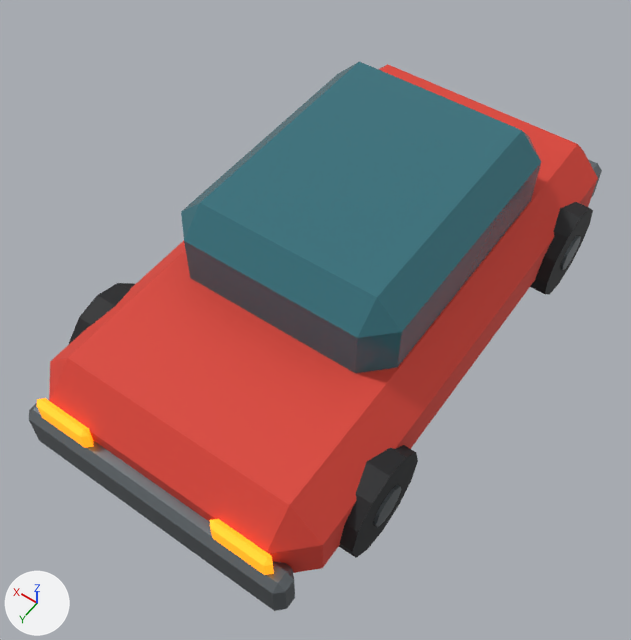
An edit to the glTF model public/models/car.glb, drawn before and after from the same camera.
Before and after are seen from a camera (50 mm lens) standing at (-2.16, 3.41, 5.21) and looking at (-0.03, 0.43, 0.53). Lighting does not change. The marker at lower left points along +X, +Y and +Z. The first picture is the older version. Where no turn or scale is listed for an object, it has been applied to the vertices.

Names of what the first picture shows: 'CarBody', 'CarCabin', 'FrontBumper', 'Headlight', 'Headlight.001', 'Wheel', 'Wheel.001', 'Wheel.002' and 3 more.
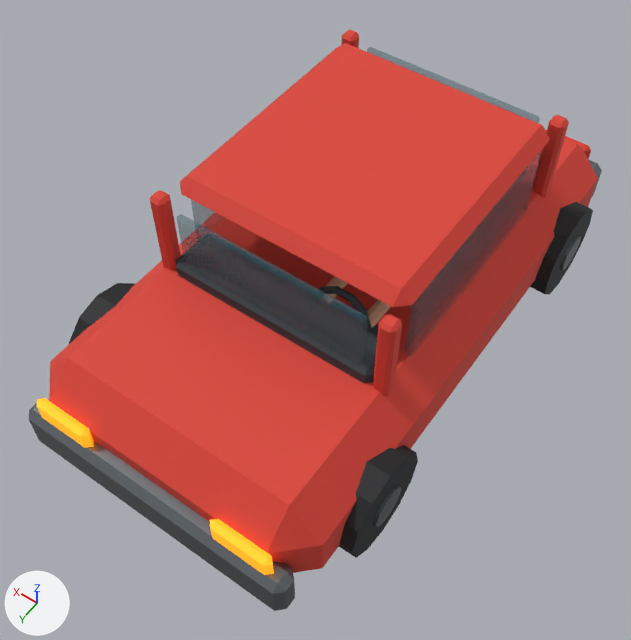
Pixel boxes (x1, y1, x2, y2) of what changed, in the pictures (631 x 640 px):
'CarCabin', deleted (cyan)
    before: (181, 61, 541, 373)
'CarBodyRoof', added (red)
    after: (180, 43, 550, 307)
'FrontWindow', added
    after: (177, 214, 368, 365)
'SideWindow', added
    after: (405, 151, 542, 357)
'Dashboard', added
    after: (176, 255, 378, 383)
'CarBodyPillar', added (red)
    after: (373, 314, 402, 397)
'CarBodyPillar.002', added (red)
    after: (150, 190, 181, 270)
'CarBodyPillar.001', added (red)
    after: (533, 115, 569, 198)
'RearWindow', added
    after: (367, 47, 540, 124)
'SideWindow.001', added
    after: (191, 199, 226, 231)
'SteeringWheel', added
    after: (319, 286, 371, 330)
'DriverArm', added
    after: (368, 300, 391, 328)
'CarBodyPillar.003', added
    after: (342, 29, 359, 48)
'DriverArm.001', added (mostly hidden)
    after: (326, 277, 347, 298)
'TailLight', added
    after: (546, 130, 591, 159)

The change, as a list of edits to the scene's bpy script:
```text
Change mat_night_glass:
    mat_night_glass.alpha: 1.0 -> 0.34
Remove ob_carcabin:
    ob_carcabin = bpy.data.objects.new('CarCabin', me_cube_075)
Add ob_taillight:
    ob_taillight = bpy.data.objects.new('TailLight', me_cube_093)  # 24 vertices, 44 faces; spans x -0.2..0.2, y -0.035..0.035, z -0.13..0.13; in mat_station_red (red #dd4235)
    ob_taillight.location = (-0.68, -2.03, 0.62)
Add ob_steeringwheel:
    ob_steeringwheel = bpy.data.objects.new('SteeringWheel', me_torus)  # 50 vertices, 100 faces; spans x -0.205..0.205, y -0.024..0.024, z -0.195..0.195; in mat_charcoal (dark grey #353c42)
    ob_steeringwheel.location = (-0.38, 0.63, 1.08)
Add ob_sidewindow_001:
    ob_sidewindow_001 = bpy.data.objects.new('SideWindow.001', me_cube_081)  # 24 vertices, 44 faces; spans x -0.02..0.02, y -0.76..0.76, z -0.28..0.28; in mat_night_glass (cyan #387681)
    ob_sidewindow_001.location = (0.82, -0.18, 1.19)
Add ob_sidewindow:
    ob_sidewindow = bpy.data.objects.new('SideWindow', me_cube_078_1)  # 24 vertices, 44 faces; spans x -0.02..0.02, y -0.76..0.76, z -0.28..0.28; in mat_night_glass (cyan #387681)
    ob_sidewindow.location = (-0.82, -0.18, 1.19)
Add ob_rearwindow:
    ob_rearwindow = bpy.data.objects.new('RearWindow', me_cube_077_1)  # 24 vertices, 44 faces; spans x -0.68..0.68, y -0.025..0.025, z -0.28..0.28; in mat_night_glass (cyan #387681)
    ob_rearwindow.location = (0.0, -1.22, 1.19)
Add ob_frontwindow:
    ob_frontwindow = bpy.data.objects.new('FrontWindow', me_cube_077_1.copy())
    ob_frontwindow.location = (0.0, 0.85, 1.19)
Add ob_driverarm_001:
    ob_driverarm_001 = bpy.data.objects.new('DriverArm.001', me_cylinder_005_1)  # a 7-sided cylinder along y spanning x -0.044..0.044, y -0.18..0.18, z -0.041..0.045; in mat_skin (beige #e2af8e)
    ob_driverarm_001.location = (-0.22, 0.43, 1.06)
Add ob_driverarm:
    ob_driverarm = bpy.data.objects.new('DriverArm', me_cylinder_005_1.copy())
    ob_driverarm.location = (-0.54, 0.43, 1.06)
Add ob_dashboard:
    ob_dashboard = bpy.data.objects.new('Dashboard', me_cube_084)  # 24 vertices, 44 faces; spans x -0.76..0.76, y -0.18..0.18, z -0.09..0.09; in mat_charcoal (dark grey #353c42)
    ob_dashboard.location = (0.0, 0.72, 0.96)
Add ob_carbodyroof:
    ob_carbodyroof = bpy.data.objects.new('CarBodyRoof', me_cube_075_1)  # 24 vertices, 44 faces; spans x -0.84..0.84, y -0.92..0.92, z -0.08..0.08; in mat_station_red (red #dd4235)
    ob_carbodyroof.location = (0.0, -0.2, 1.49)
Add ob_carbodypillar_003:
    ob_carbodypillar_003 = bpy.data.objects.new('CarBodyPillar.003', me_cube_083)  # 24 vertices, 44 faces; spans x -0.055..0.055, y -0.055..0.055, z -0.34..0.34; in mat_station_red (red #dd4235)
    ob_carbodypillar_003.location = (0.82, -1.2, 1.2)
Add ob_carbodypillar_002:
    ob_carbodypillar_002 = bpy.data.objects.new('CarBodyPillar.002', me_cube_083.copy())
    ob_carbodypillar_002.location = (0.82, 0.84, 1.2)
Add ob_carbodypillar_001:
    ob_carbodypillar_001 = bpy.data.objects.new('CarBodyPillar.001', me_cube_083.copy())
    ob_carbodypillar_001.location = (-0.82, -1.2, 1.2)
Add ob_carbodypillar:
    ob_carbodypillar = bpy.data.objects.new('CarBodyPillar', me_cube_083.copy())
    ob_carbodypillar.location = (-0.82, 0.84, 1.2)
```
